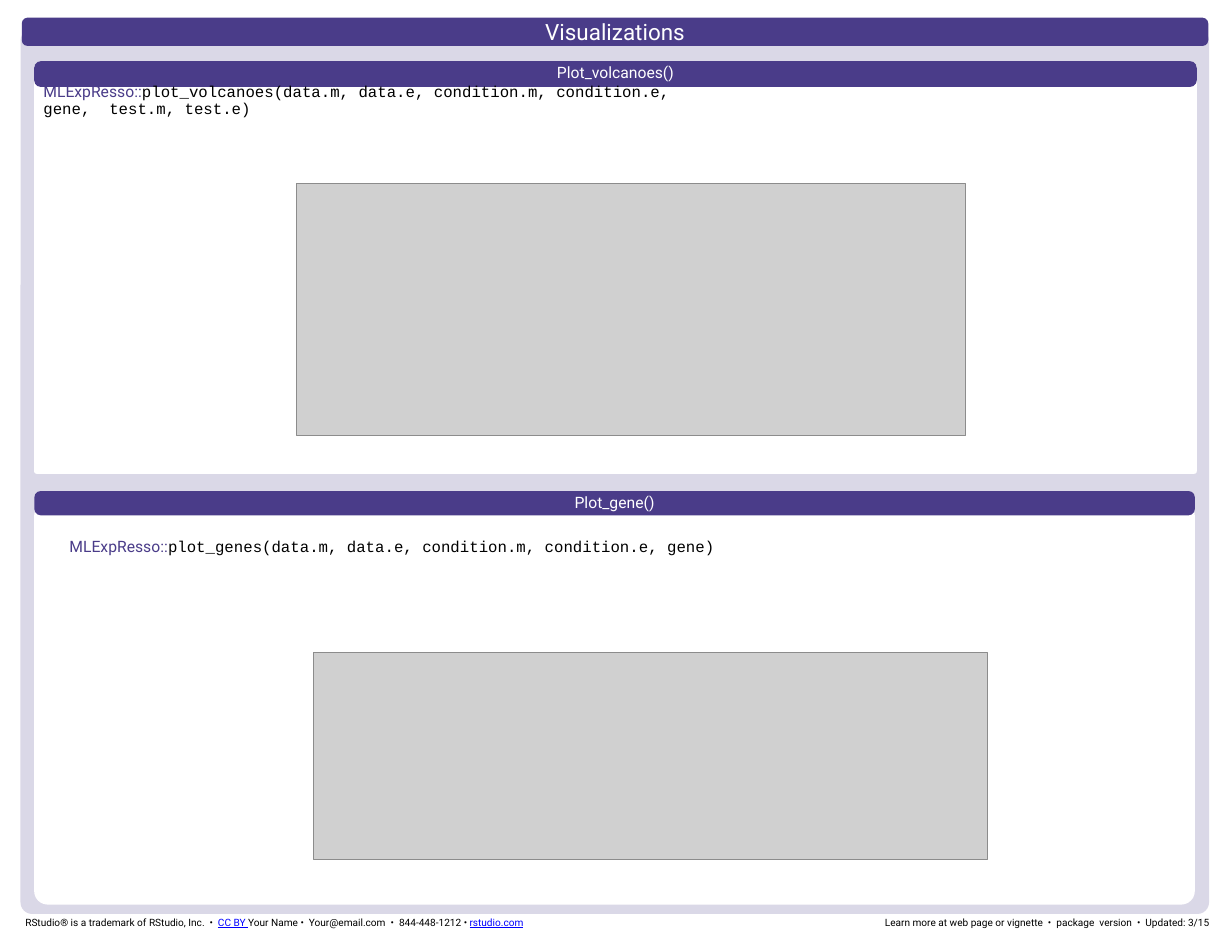
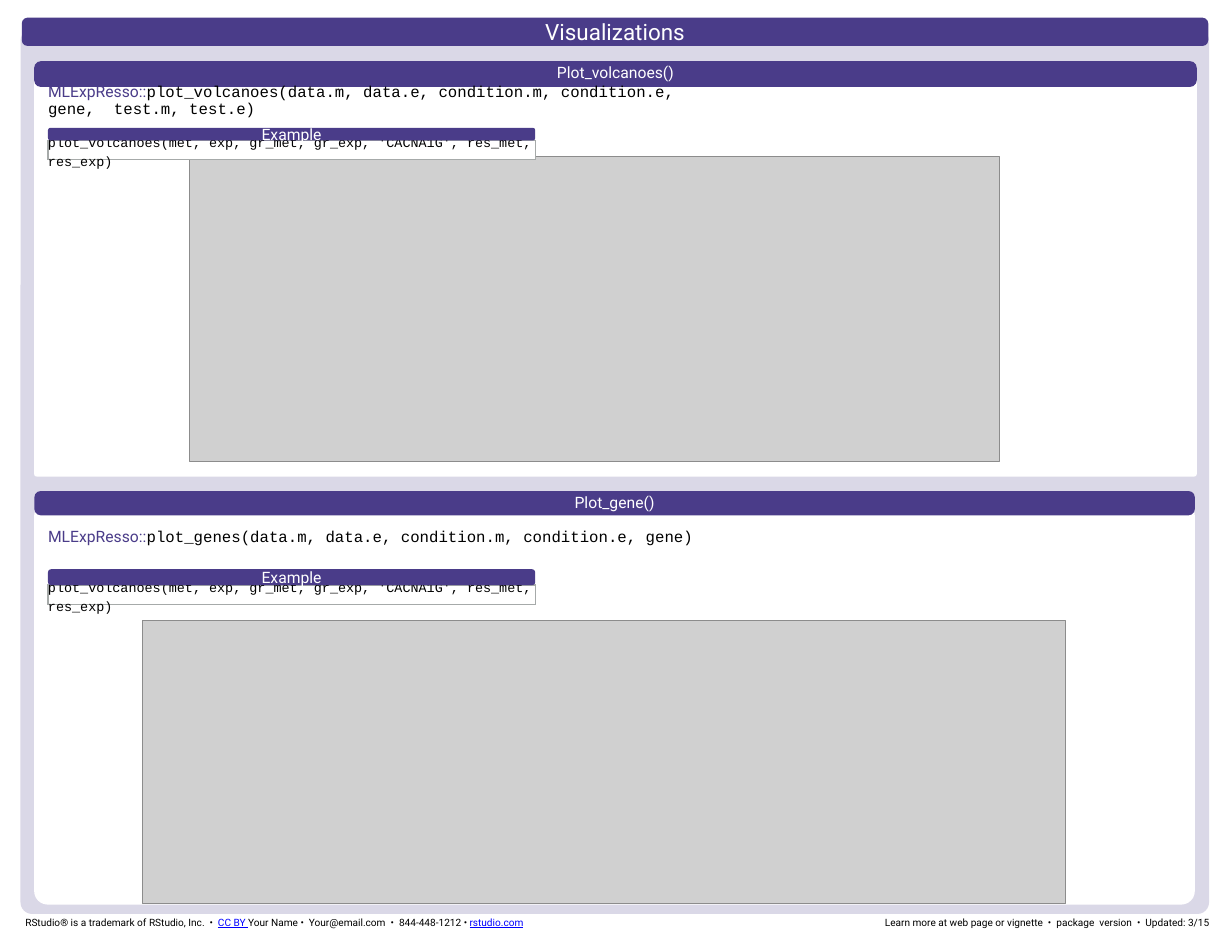
Before and after one commit to geneticsMiNIng/MLGenSig, a slide deck: slide 3 of Cheatsheet/MLExpResso-cheatsheet.pptx (slide 2 before the commit). Drawn at 1232x952 pixels with LibreOffice and Linux fonts; fonts in the diff are those of the drawing; grey boxes stand for pictures. Boxes give left, top, right and bottom in pixels: in the first picture for what was removed or moved away, otherwise in the second. Text is boxed around its words. In the diff, an @@ line names an element or a change of style, - is before the commit and + after.

Commit message:
cs

```diff
--- a/Cheatsheet/MLExpResso-cheatsheet.pptx
+++ b/Cheatsheet/MLExpResso-cheatsheet.pptx
@@ rounded rectangle moved from (x1=34, y1=64, x2=1197, y2=473) to (x1=34, y1=67, x2=1197, y2=477) @@
@@ text "MLExpResso::plot_volcanoes(data.m, data.e, condition.m, cond ..." moved from (x1=43, y1=84, x2=669, y2=118) to (x1=48, y1=84, x2=674, y2=118) @@
@@ rectangle added at (x1=48, y1=140, x2=535, y2=160), fill #FFFFFF, outline #A6AAA9 1 pt, 12 pt, text #000000 @@
+plot_volcanoes(met, exp, gr_met, gr_exp, 'CACNA1G', res_met, res_exp)
@@ rounded rectangle added at (x1=48, y1=127, x2=535, y2=140), fill #4A3C89, 14 pt, text #FFFFFF @@
+  Example
@@ picture resized from (x1=297, y1=184, x2=966, y2=436) to (x1=189, y1=156, x2=999, y2=461) @@
@@ text "MLExpResso::plot_genes(data.m, data.e, condition.m, conditio ..." moved from (x1=69, y1=540, x2=714, y2=556) to (x1=48, y1=530, x2=693, y2=546) @@
@@ rounded rectangle added at (x1=48, y1=569, x2=535, y2=585), fill #4A3C89, 14 pt, text #FFFFFF @@
+  Example
@@ rectangle added at (x1=48, y1=585, x2=535, y2=604), fill #FFFFFF, outline #A6AAA9 1 pt, 12 pt, text #000000 @@
+plot_volcanoes(met, exp, gr_met, gr_exp, 'CACNA1G', res_met, res_exp)
@@ picture resized from (x1=314, y1=652, x2=988, y2=859) to (x1=143, y1=620, x2=1066, y2=903) @@
```
Also in this commit, not shown: 1 slide added.
